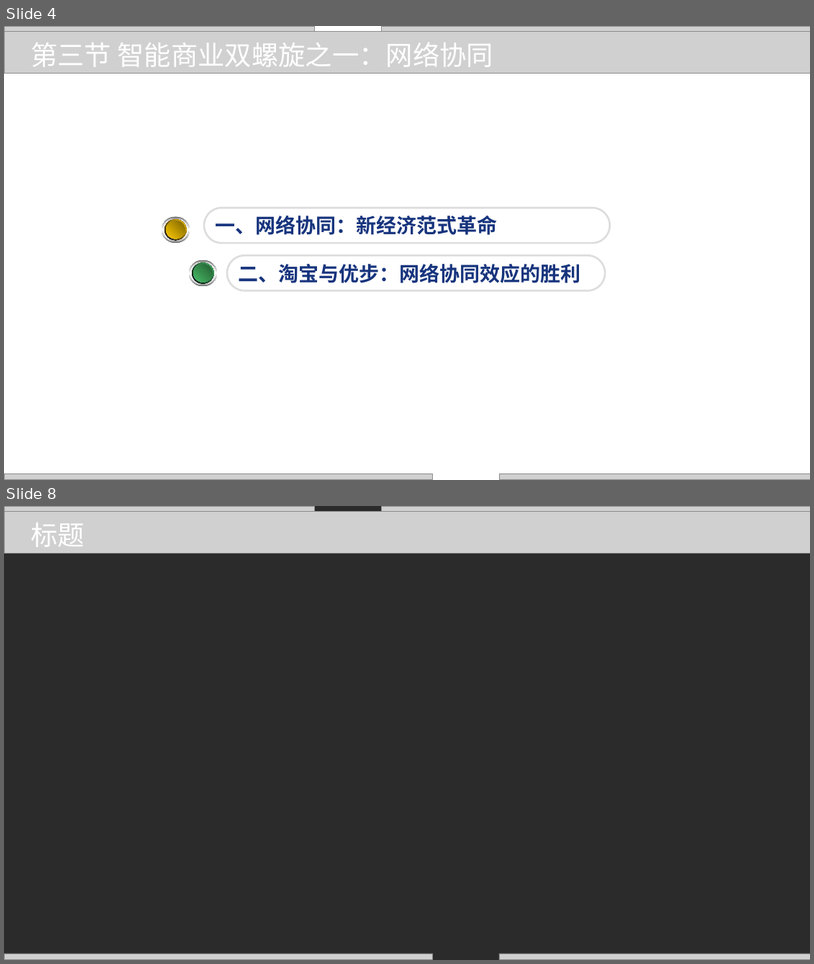
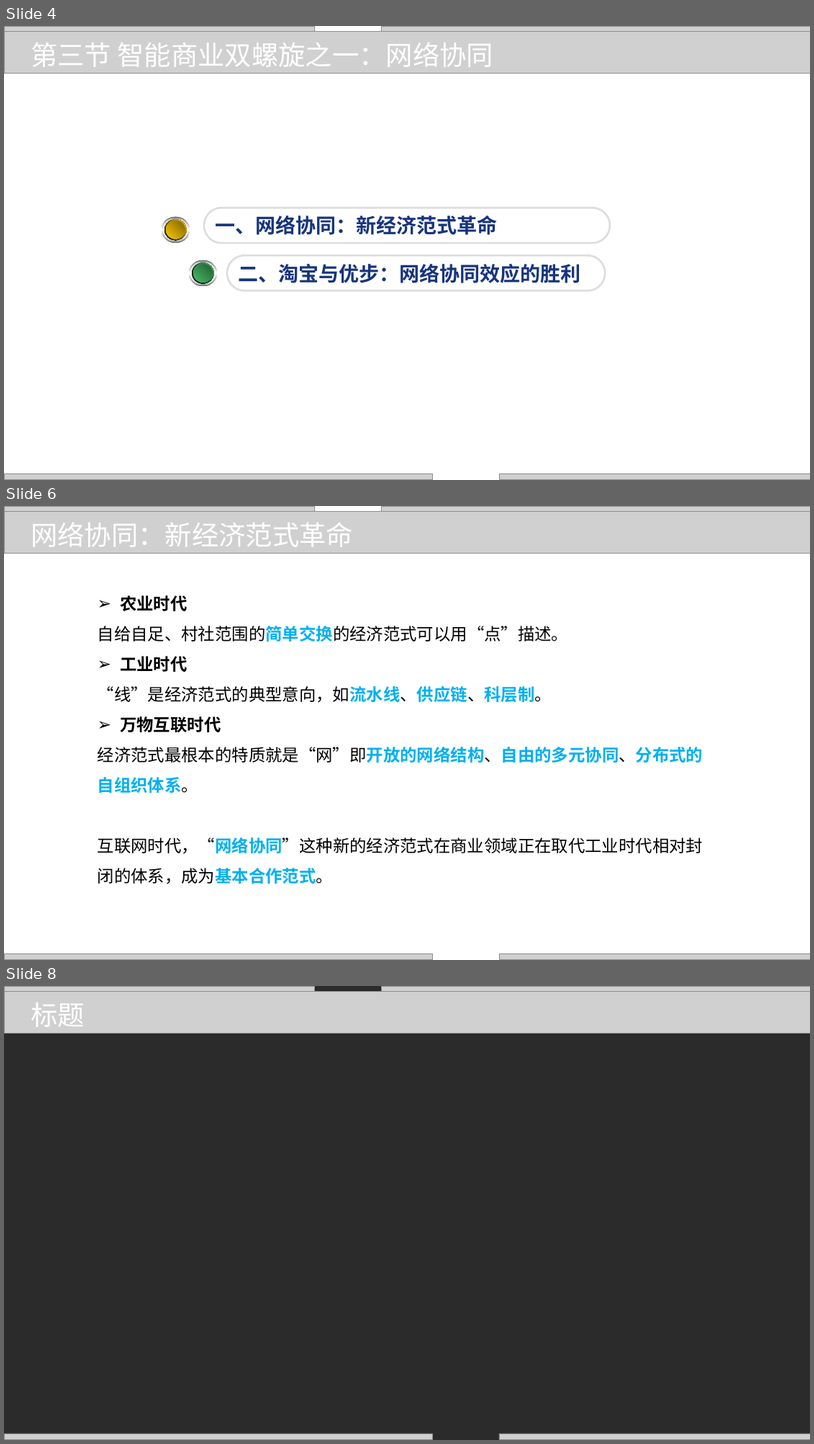
Before and after one commit to zhangjianzhang/intelligent_business, a slide deck: files/slides/lecture_3.pptx. Shown one above the other, each under a label of ours: slides 4 and 8 before the commit, slides 4, 6 and 8 after it; the slides between them are not shown. The pictures are 814x964 and 814x1444 pixels, drawn with LibreOffice and Linux fonts; fonts in the diff are those of the drawing; grey boxes stand for pictures; background and template pictures are left out; a plain dark background stands for a picture behind light text. Boxes give left, top, right and bottom in pixels: in the first picture for what was removed or moved away, otherwise in the second. Text is boxed around its words. In the diff, an @@ line names an element or a change of style, - is before the commit and + after.

```diff
--- a/files/slides/lecture_3.pptx
+++ b/files/slides/lecture_3.pptx
@@ slide 6 added at <box>4,506,810,960</box>, background picture (left out) @@
@@ picture added at <box>4,512,810,554</box> @@
@@ text added at <box>31,523,353,547</box>, 32 pt, text #FFFFFF @@
+网络协同：新经济范式革命
@@ text added at <box>98,595,704,884</box>, 20 pt, text #000000 @@
+➢ 农业时代
+自给自足、村社范围的简单交换的经济范式可以用“点”描述。
+➢ 工业时代
+“线”是经济范式的典型意向，如流水线、供应链、科层制。
+➢ 万物互联时代
+经济范式最根本的特质就是“网”即开放的网络结构、自由的多元协同、分布式的自组织体系。
+互联网时代，“网络协同”这种新的经济范式在商业领域正在取代工业时代相对封闭的体系，成为基本合作范式。
@@ group added at <box>4,506,810,959</box>: 4 pictures @@
```
Also in this commit, not shown: 2 other slides added, 3 slides removed, 6 other files.
